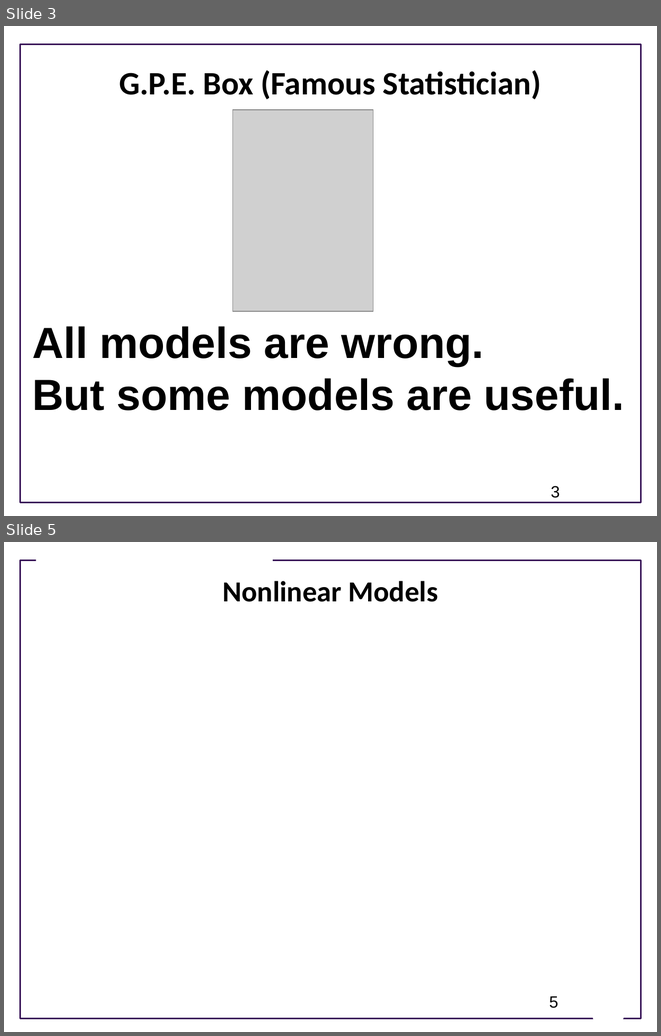
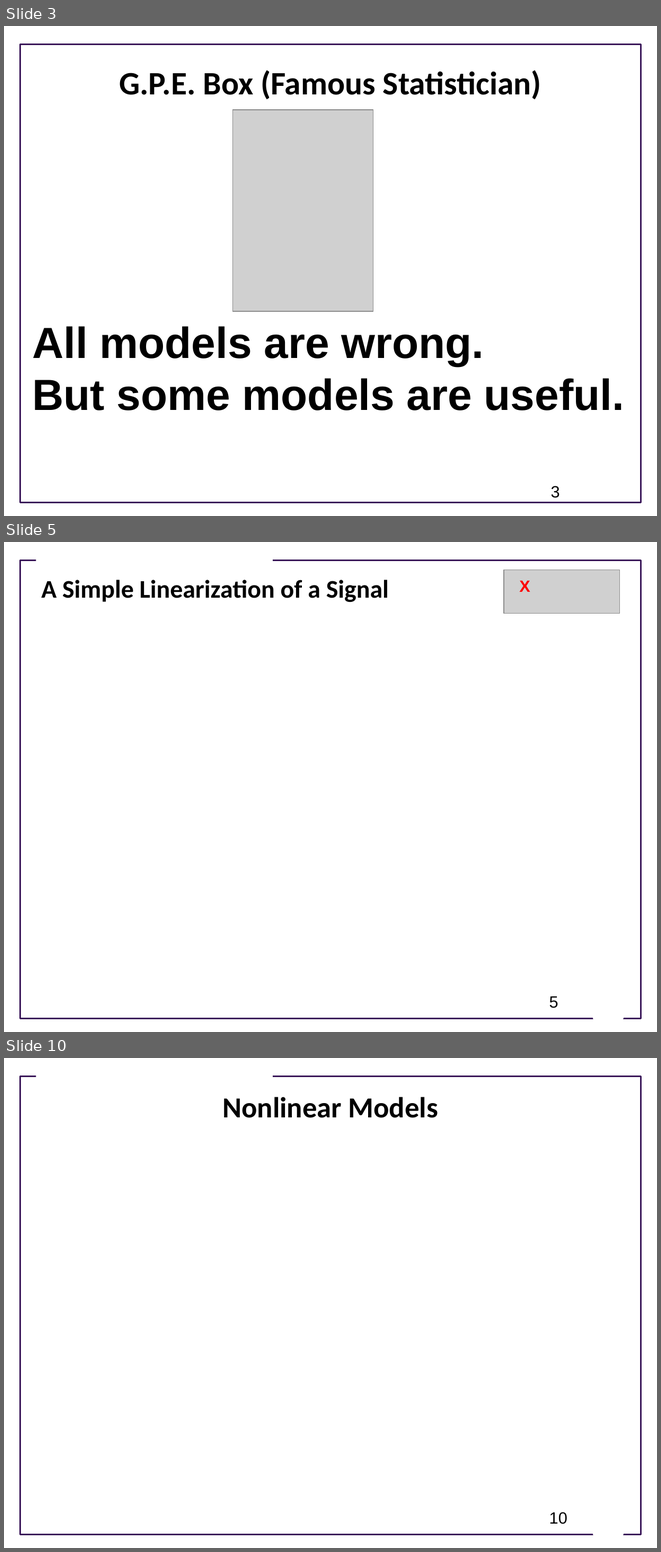
Before and after one commit to joseph-hellerstein/advanced-controls-lectures, a slide deck: classes/winter_2023/lectures/lecture_09-dynamical_systems/dynamical_systems_overview.pptx. Shown one above the other, each under a label of ours: slides 3 and 5 before the commit, slides 3, 5 and 10 after it; the slides between them are not shown. The pictures are 661x1036 and 661x1552 pixels, drawn with LibreOffice and Linux fonts; fonts in the diff are those of the drawing; grey boxes stand for pictures; background and template pictures are left out. Boxes give left, top, right and bottom in pixels: in the first picture for what was removed or moved away, otherwise in the second. Text is boxed around its words. In the diff, an @@ line names an element or a change of style, - is before the commit and + after.

```diff
--- a/classes/winter_2023/lectures/lecture_09-dynamical_systems/dynamical_systems_overview.pptx
+++ b/classes/winter_2023/lectures/lecture_09-dynamical_systems/dynamical_systems_overview.pptx
@@ slide 5 added at box(4, 542, 657, 1032), background #FFFFFF; not listed: 3 template elements that a slide beside it also shows @@
@@ picture added at box(503, 570, 619, 613) @@
@@ title added at box(41, 580, 389, 602), 28 pt, text #000000, bold @@
+A Simple Linearization of a Signal
@@ text added at box(519, 581, 530, 592), 18 pt, text #FF0000, bold @@
+X
@@ page number added at box(549, 996, 558, 1008), 18 pt, text #000000 @@
+5
@@ what was slide 5 is now slide 10 @@
@@ page number at box(549, 1512, 567, 1524): text changed @@
-5
+10
```
Also in this commit, not shown: 3 slides changed, 4 other slides added, 4 other files.
